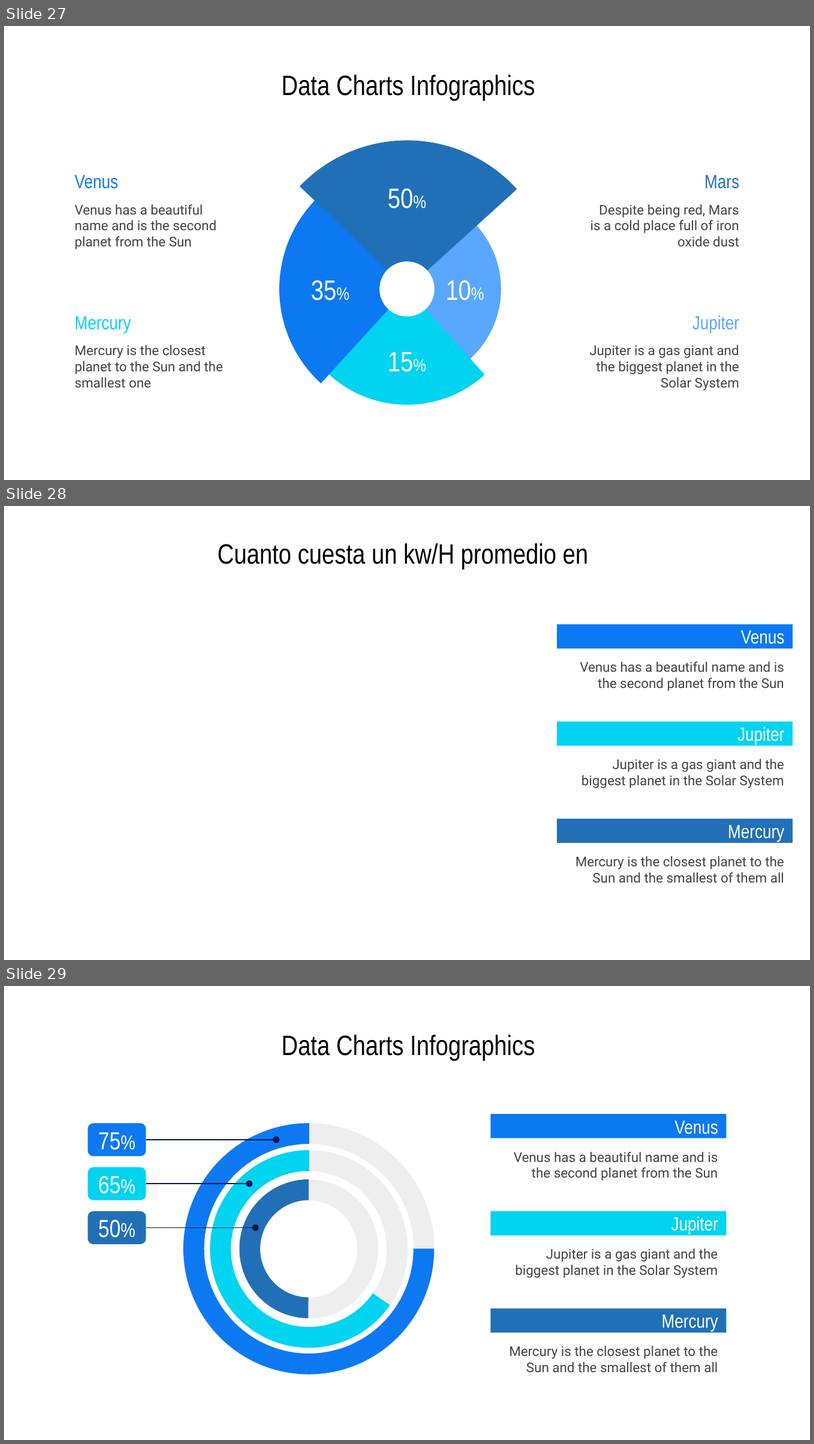
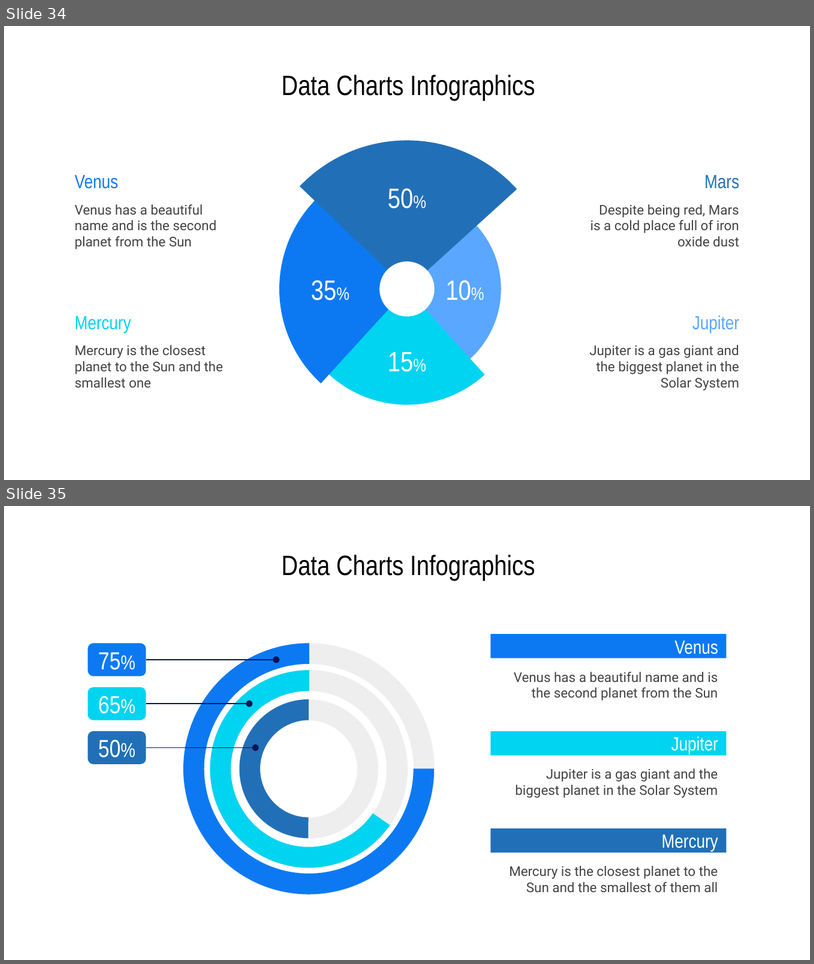
Before and after one commit to jtabordaj/research_eslatina, a slide deck: reporte_estadistico/presentacion/presentation.pptx. Shown one above the other, each under a label of ours: slides 27, 28 and 29 before the commit, slides 34 and 35 after it. The pictures are 814x1444 and 814x964 pixels, drawn with LibreOffice and Linux fonts; fonts in the diff are those of the drawing. Boxes give left, top, right and bottom in pixels: in the first picture for what was removed or moved away, otherwise in the second. Text is boxed around its words. In the diff, an @@ line names an element or a change of style, - is before the commit and + after.

```diff
--- a/reporte_estadistico/presentacion/presentation.pptx
+++ b/reporte_estadistico/presentacion/presentation.pptx
@@ slide 28 removed at (4, 506, 810, 960), background #FFFFFF @@
@@ title removed at (218, 543, 589, 570) @@
-Cuanto cuesta un kw/H promedio en
@@ rectangle removed at (557, 625, 792, 649) @@
-Venus
@@ text removed at (580, 661, 785, 691) @@
-Venus has a beautiful name and is the second planet from the Sun
@@ rectangle removed at (557, 721, 792, 745) @@
-Jupiter
@@ text removed at (582, 759, 785, 788) @@
-Jupiter is a gas giant and the biggest planet in the Solar System
@@ rectangle removed at (557, 818, 792, 842) @@
-Mercury
@@ text removed at (576, 856, 785, 882) @@
-Mercury is the closest planet to the Sun and the smallest of them all
@@ what was slide 27 is now slide 34 @@
@@ what was slide 29 is now slide 35 @@
```
Also in this commit, not shown: 4 slides changed, 7 slides added, 20 other files.
